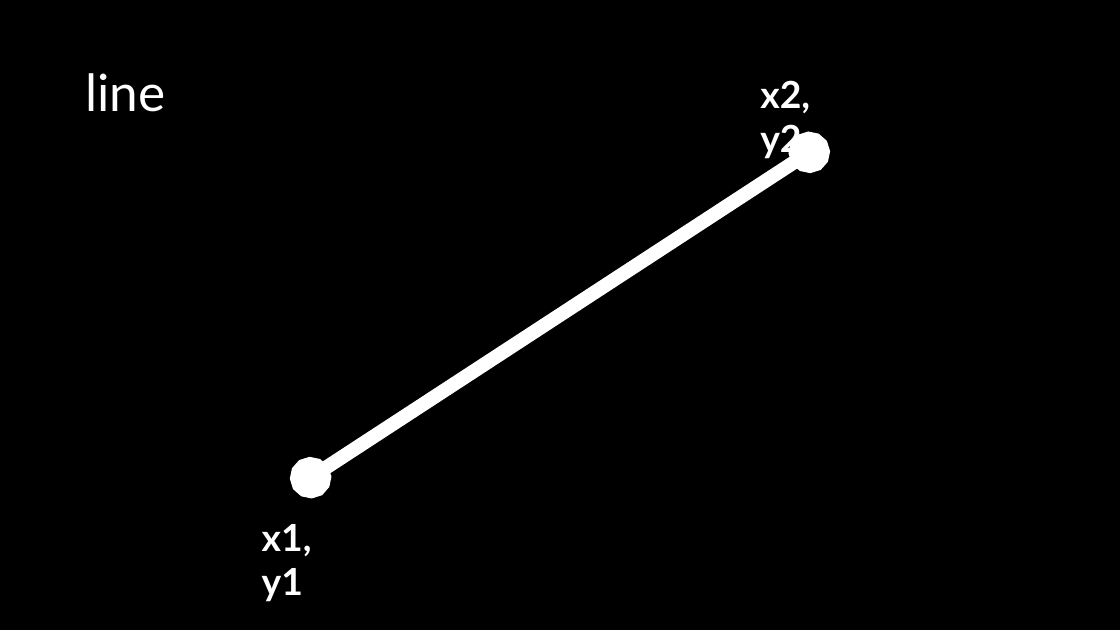
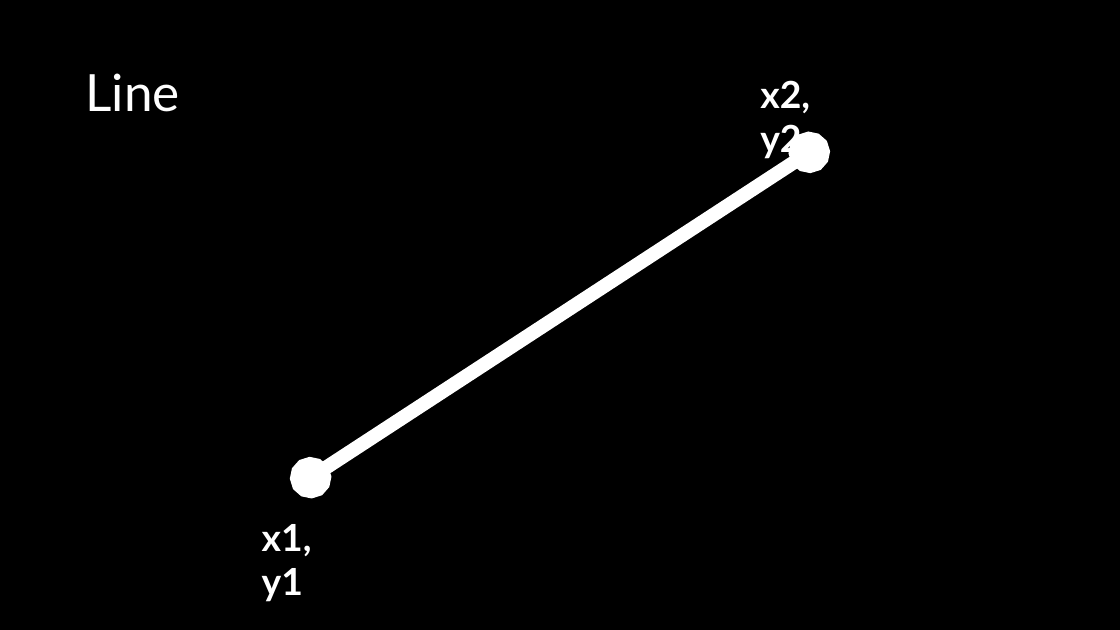
Before and after one commit to crhallberg/IMM120, a slide deck: slide 14 of Presentations/2018-09-11 - Drawing on a Screen.pptx (slide 9 before the commit). Drawn at 1120x630 pixels with LibreOffice and Linux fonts; fonts in the diff are those of the drawing. Boxes give left, top, right and bottom in pixels: in the first picture for what was removed or moved away, otherwise in the second. Text is boxed around its words. In the diff, an @@ line names an element or a change of style, - is before the commit and + after.

```diff
--- a/Presentations/2018-09-11 - Drawing on a Screen.pptx
+++ b/Presentations/2018-09-11 - Drawing on a Screen.pptx
@@ title at bbox=[85, 73, 179, 112]: text changed @@
-line
+Line
```
Also in this commit, not shown: 11 other slides changed, 35 slides added, 3 slides removed, 8 other files.
